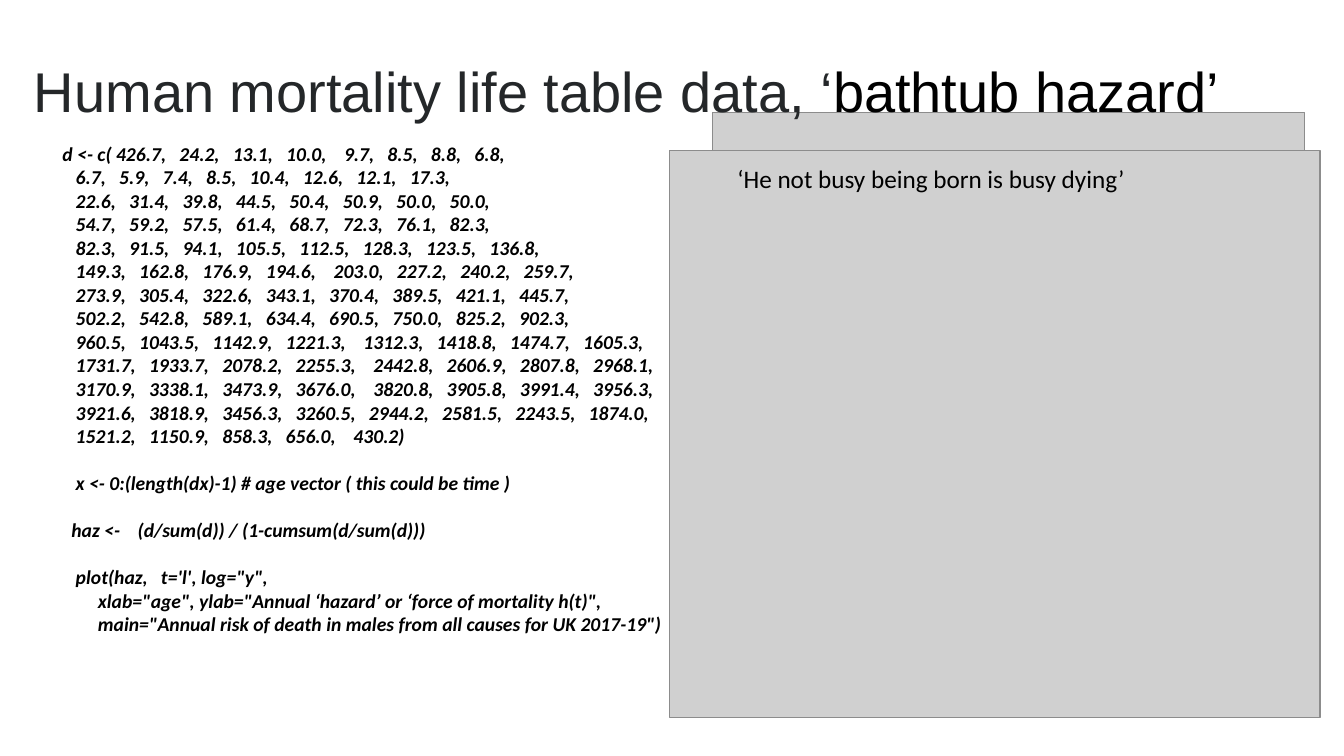
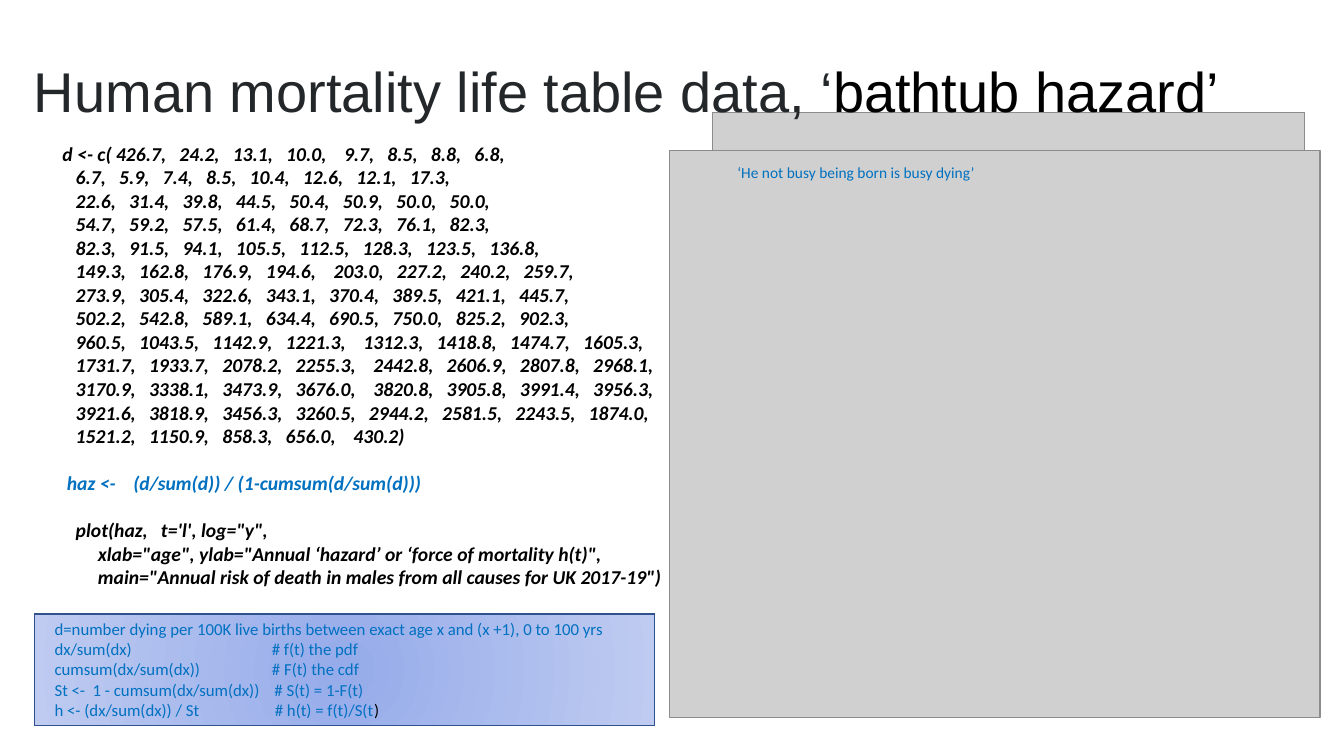
Before and after one commit to eamonn2014/survival-presentation, a slide deck: slide 17 of Survival Presentation April 2021.odp (slide 16 before the commit). Drawn at 1344x756 pixels with LibreOffice and Linux fonts; fonts in the diff are those of the drawing; grey boxes stand for pictures; background and template pictures are left out. Boxes give left, top, right and bottom in pixels: in the first picture for what was removed or moved away, otherwise in the second. Text is boxed around its words. In the diff, an @@ line names an element or a change of style, - is before the commit and + after.

```diff
--- a/Survival Presentation April 2021.odp
+++ b/Survival Presentation April 2021.odp
@@ text "‘He not busy being born ..." at [737,167,974,181]: size 18 to 11 pt, text colour #000000 to #0070C0 @@
@@ text at [67,475,421,493]: text colour #000000 to #0070C0 in "haz <- (d/sum(d)) / (1-cumsum(d/sum(d)))" @@
@@ text at [76,475,500,494]: paragraph removed @@
-x <- 0:(length(dx)-1) # age vector ( this could be time )
@@ freeform shape added at [34,614,654,726], fill gradient #95ABEA to #BFCBF0, outline #2F528F 0.99 pt @@
@@ text added at [55,623,603,718], 12 pt, text #0070C0 @@
+d=number dying per 100K live births between exact age x and (x +1), 0 to 100 yrs
+dx/sum(dx) # f(t) the pdf
+cumsum(dx/sum(dx)) # F(t) the cdf
+St <- 1 - cumsum(dx/sum(dx)) # S(t) = 1-F(t)
+h <- (dx/sum(dx)) / St # h(t) = f(t)/S(t)
```
Also in this commit, not shown: 3 other slides changed, 1 slide added, 1 other file.
